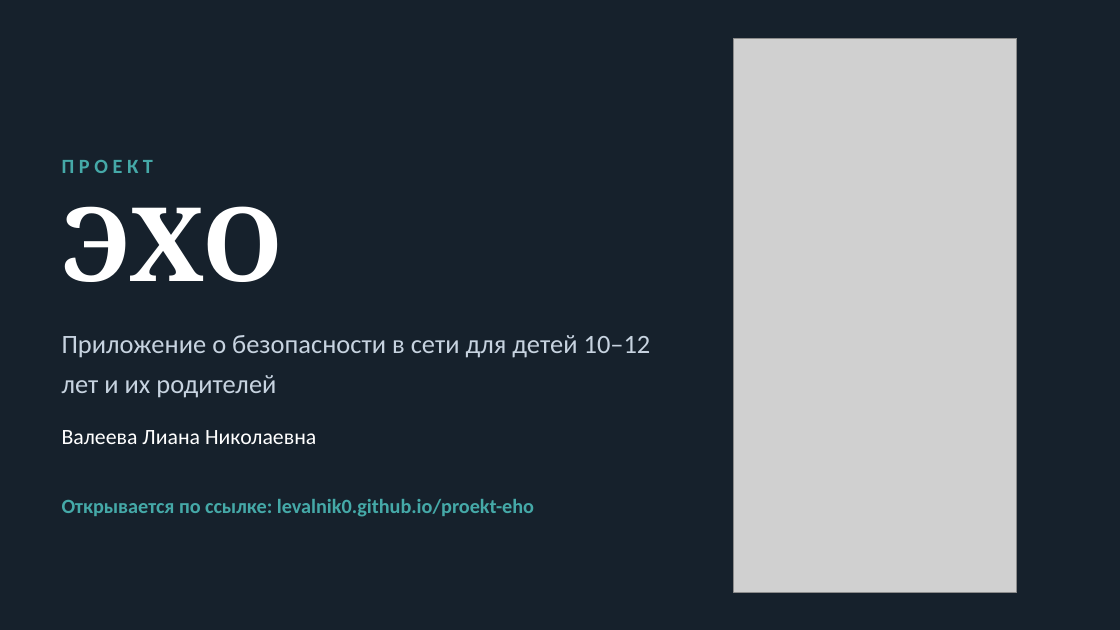
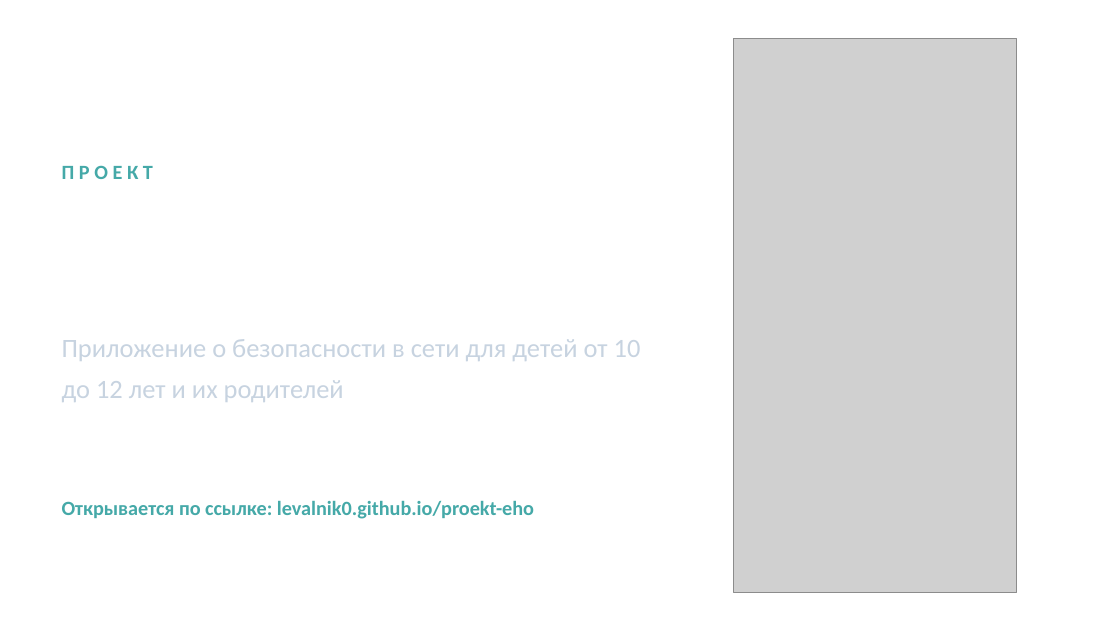
Before and after one commit to Levalnik0/proekt-eho, a slide deck: slide 1 of Проект_Эхо_презентация.pptx. Drawn at 1120x630 pixels with LibreOffice and Linux fonts; fonts in the diff are those of the drawing; grey boxes stand for pictures; background and template pictures are left out. Boxes give left, top, right and bottom in pixels: in the first picture for what was removed or moved away, otherwise in the second. Text is boxed around its words. In the diff, an @@ line names an element or a change of style, - is before the commit and + after.

```diff
--- a/Проект_Эхо_презентация.pptx
+++ b/Проект_Эхо_презентация.pptx
@@ background #16212C to picture (left out) @@
@@ text "ЭХО": place and size @@
-text "ЭХО" at box(62, 206, 284, 282)
+text "ЭХО" at box(62, 190, 689, 320)
@@ vertical alignment middle to top in 5 elements at box(62, 501, 534, 519), box(62, 432, 655, 466), box(62, 165, 153, 179), box(62, 190, 689, 320), box(62, 339, 641, 402) @@
@@ text at box(62, 339, 641, 402): text changed @@
-Приложение о безопасности в сети для детей 10–12 лет и их родителей
+Приложение о безопасности в сети для детей от 10 до 12 лет и их родителей
```
Also in this commit, not shown: 10 other slides changed, 1 slide added, 9 other files.
